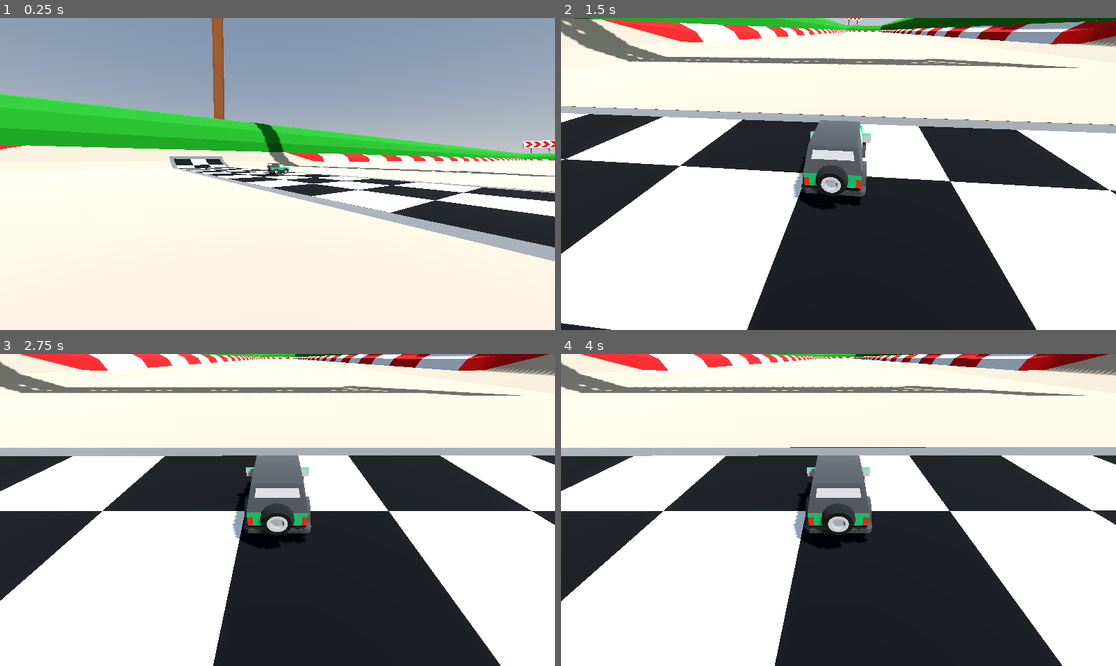
Above: before the commit, frames 1-4 (two rows, left to right).
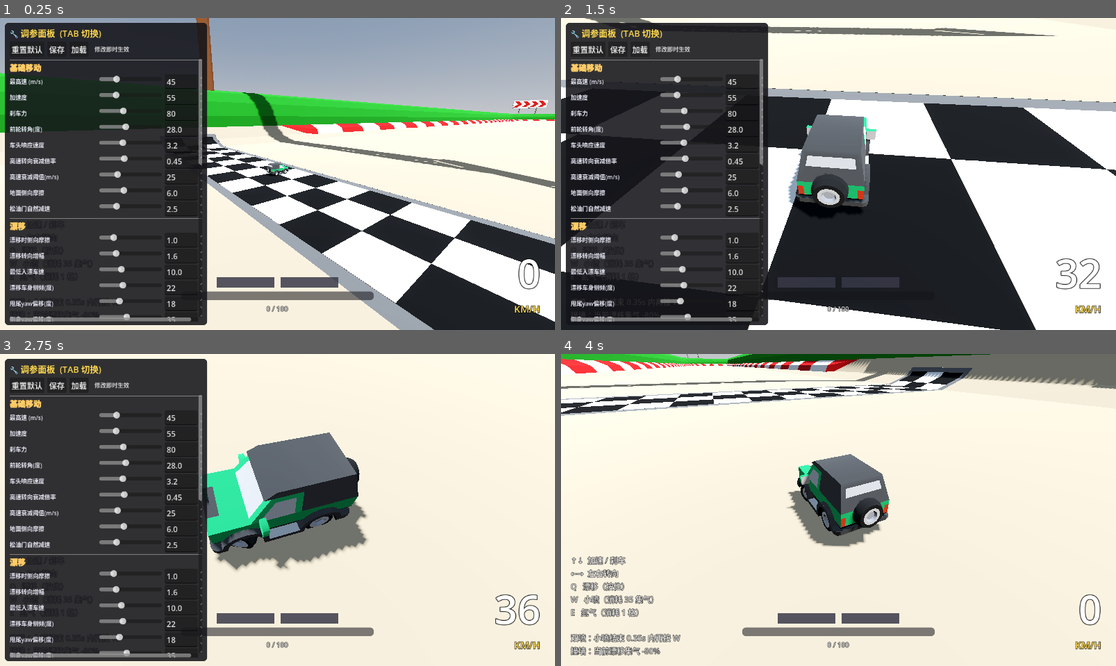
Above: after the commit, the same moments.

Repository: go1drm/speed-racer-3c
Game: Godot game, scene res://track.tscn
Same seed, same stepped clock (60 frames per second), same inputs: the game is played once before the commit and once after it.
Inputs:
- Up to frame 1 (0.25 s): no input
- Up to frame 2 (1.5 s): tap Enter at 0.5 s; hold Right (steer_right) 0.53-1.28 s; tap W (boost) at 0.6 s; hold Down (brake) from 1.28 s (still down); tap Q (drift) at 1.35 s
- Up to frame 3 (2.75 s): release Down (brake) at 2.03 s; hold Right (steer_right) from 2.03 s (still down); tap E (nitro) at 2.1 s
- Up to frame 4 (4 s): release Right (steer_right) at 2.78 s; hold Up (accelerate) 2.78-3.53 s; tap Tab at 2.85 s; hold Left (steer_left) from 3.53 s (still down); tap R at 3.6 s

The runs differ from the first frame. In frame 1, 72% of the frame differs, in the area x 0-100%, y 0-100%; in frame 2, 52%; in frame 3, 78%; in frame 4, 77%.
Error before the commit: Parse Error: Identifier "head_yaw_deg" not declared in the current scope. (res://car.gd:392)

Commit message:
fix(car): 补上丢失的 head_yaw_deg 声明 (修复 Parse Error, 清理诊断日志)

Diff:
--- a/car.gd
+++ b/car.gd
@@ -57,6 +57,7 @@
 @export_group("Visual")
 @export var body_tilt: float = 28.0                  ## 过弯侧倾对速度的敏感度(越大越迟钝)
 @export var body_tilt_max_deg: float = 12.0          ## 过弯车身最大侧倾角(度) - 防侧翻
+@export var head_yaw_deg: float = 4.0                ## 非漂移时车头左右"拧头"幅度(度)
 @export var sphere_offset: Vector3 = Vector3.DOWN
 
 # ---------------- 节点 ----------------
@@ -120,22 +121,11 @@
 #  Lifecycle
 # ============================================================
 func _ready() -> void:
-	# ========== 诊断: 打印所有关键节点状态 ==========
-	print("[Car] ===== 启动诊断 =====")
-	print("[Car] car_mesh     : ", car_mesh,     " (期望非空)")
-	print("[Car] body_mesh    : ", body_mesh,    " (期望非空, 路径 CarMesh/suv2)")
-	print("[Car] ground_ray   : ", ground_ray,   " (期望非空)")
-	print("[Car] right_wheel  : ", right_wheel)
-	print("[Car] left_wheel   : ", left_wheel)
-	if car_mesh:
-		print("[Car] CarMesh 的所有子节点:")
-		for c in car_mesh.get_children():
-			print("       - ", c.name, " (", c.get_class(), ")")
-	print("[Car] ===================")
-
 	# 如果关键节点缺失, 至少把 Tuner 和 HUD 起来, 方便诊断/调整
 	if not car_mesh or not body_mesh:
 		push_error("[Car] 关键节点缺失! 车辆控制禁用, 但会启动 Tuner/HUD 以便诊断。")
+		if car_mesh:
+			print("[Car] CarMesh 子节点: ", car_mesh.get_children())
 		if auto_spawn_hud and hud_scene:
 			call_deferred("_spawn_hud")
 		if auto_spawn_tuner and tuner_scene:
@@ -147,10 +137,9 @@
 	body_entered.connect(_on_body_entered)
 
 	# 记录 CarMesh 的初始位置和朝向(由 glb/tscn 设置, 代表美术摆好的出生点)
-	if car_mesh:
-		_initial_car_mesh_basis = car_mesh.global_transform.basis
-		_initial_car_mesh_position = car_mesh.global_position
-		_initial_recorded = true
+	_initial_car_mesh_basis = car_mesh.global_transform.basis
+	_initial_car_mesh_position = car_mesh.global_position
+	_initial_recorded = true
 
 	# 出生时: 直接把刚体对齐到 CarMesh 的位置(你在编辑器里调好的位置)
 	call_deferred("_snap_to_car_mesh_origin")
Not shown, changed: .gitignore
